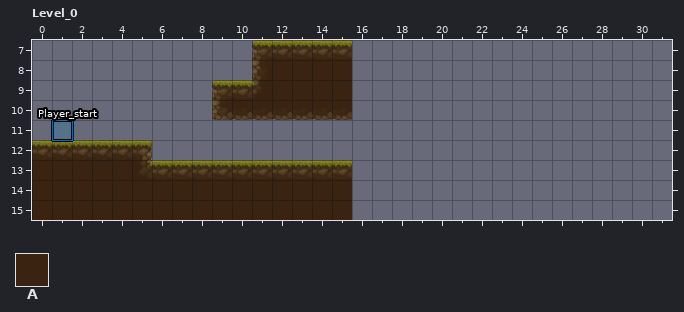
LDtk project -- ressources/main.ldtk. The picture above is the old version.
Cells are 32x32 px. Shown: Level_0 x 0..31, y 7..15. The old version is drawn lined up with the new one.
Key: from "Ground": A 1.
_ is an empty cell.
Layer "Ground" before, first column x 0:
 7 ___________AAAAA________________
 8 ___________AAAAA________________
 9 _________AAAAAAA________________
10 _________AAAAAAA________________
11 ________________________________
12 AAAAAA__________________________
13 AAAAAAAAAAAAAAAA________________
14 AAAAAAAAAAAAAAAA________________
15 AAAAAAAAAAAAAAAA________________
After:
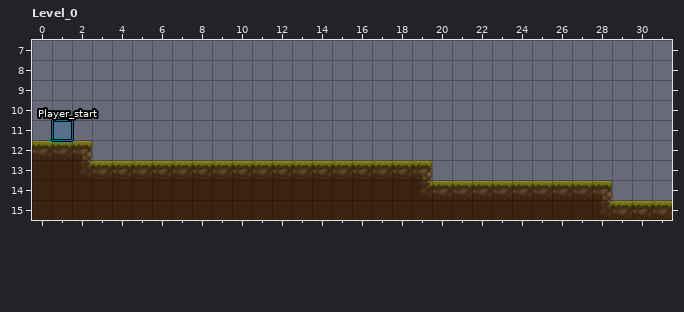
The exact change:
{"change": "map size 16x16 -> 32x16 cells"}
{"where": "layer \"Ground\""}
{"y":7,"x":11,"old":"AAAAA","new":"_____"}
{"y":8,"x":11,"old":"AAAAA","new":"_____"}
{"y":9,"x":9,"old":"AAAAAAA","new":"_______"}
{"y":10,"x":9,"old":"AAAAAAA","new":"_______"}
{"y":12,"x":3,"old":"AAA","new":"___"}
{"y":13,"x":16,"old":"____","new":"AAAA"}
{"y":14,"x":16,"old":"_____________","new":"AAAAAAAAAAAAA"}
{"y":15,"x":16,"old":"________________","new":"AAAAAAAAAAAAAAAA"}
